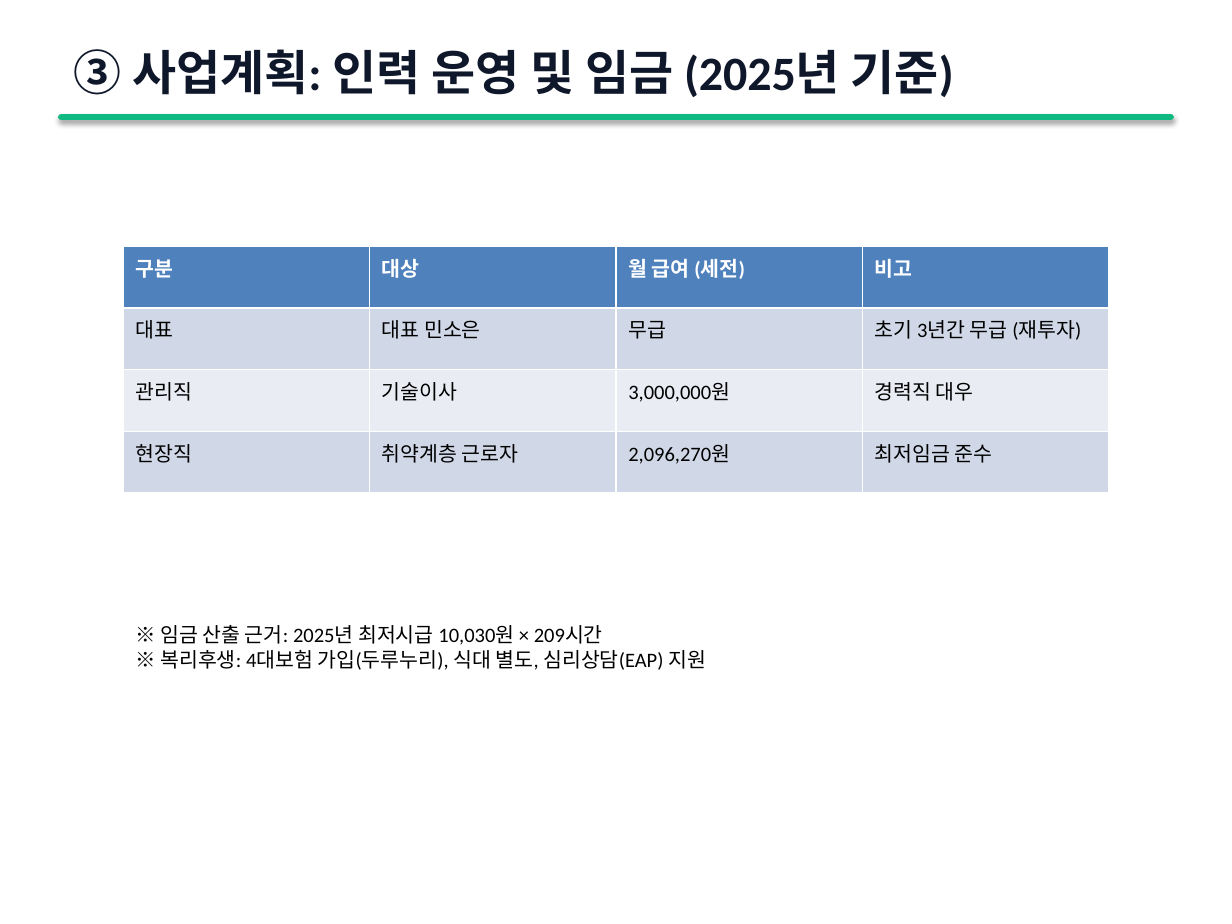
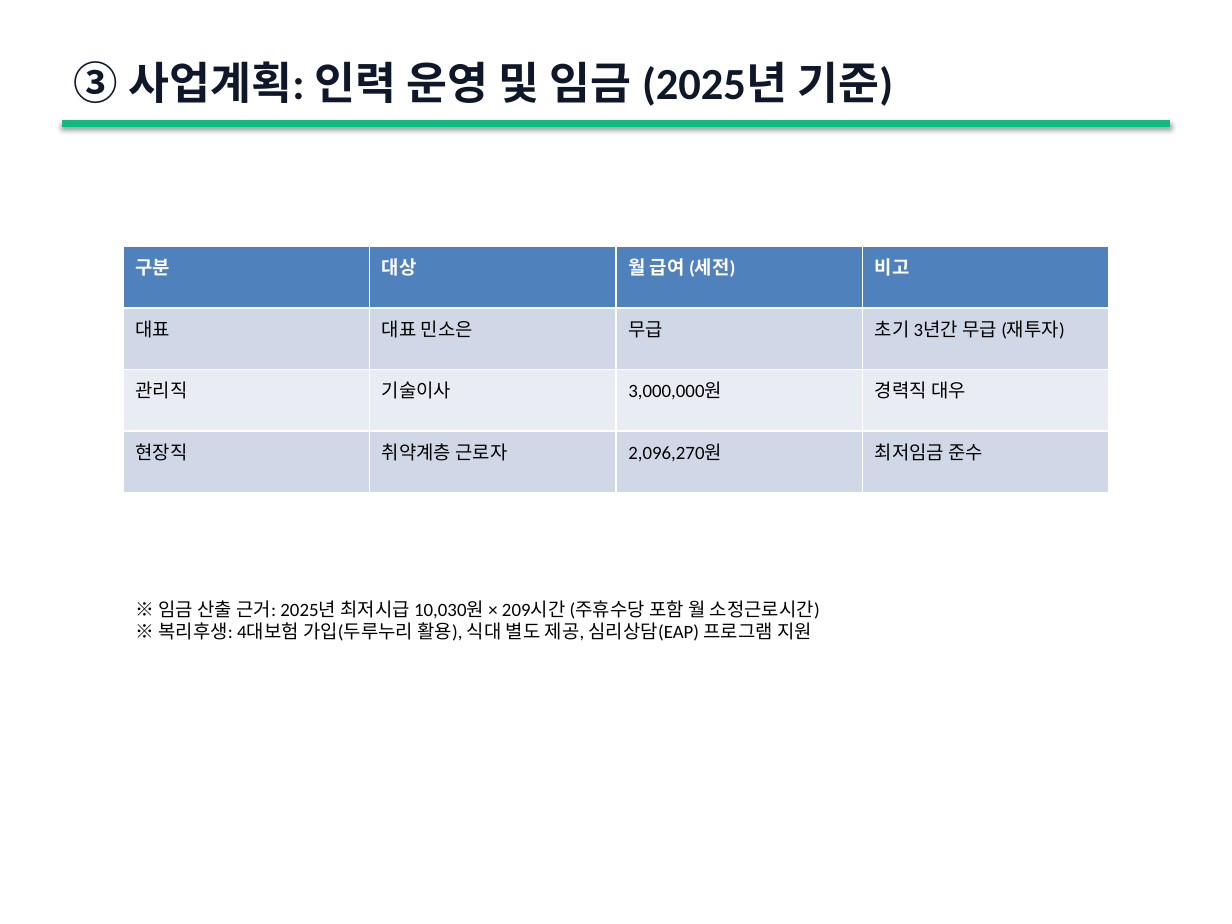
Before and after one commit to ROYSOE/claude-quickstarts, a slide deck: slide 9 of ReSpring_Business_Plan.pptx. Drawn at 1232x924 pixels with LibreOffice and Linux fonts; fonts in the diff are those of the drawing. Boxes give left, top, right and bottom in pixels: in the first picture for what was removed or moved away, otherwise in the second. Text is boxed around its words. In the diff, an @@ line names an element or a change of style, - is before the commit and + after.

```diff
--- a/ReSpring_Business_Plan.pptx
+++ b/ReSpring_Business_Plan.pptx
@@ text "③ 사업계획: 인력 운영 및 ...": place and size @@
-text "③ 사업계획: 인력 운영 및 ..." at (74,49,954,97)
+text "③ 사업계획: 인력 운영 및 ..." at (74,61,893,106)
@@ text "③ 사업계획: 인력 운영 및 ..." at (74,61,893,106): size 28 to 26 pt @@
@@ rectangle removed at (62,117,1170,117) @@
@@ line added from (62, 123) to (1170, 123), #10B981 4 pt @@
@@ table at (123,246,1109,493) @@
@@ size 12 to 11 pt @@
@@ text at (158,600,820,641): text changed; size 12 to 11 pt @@
-※ 임금 산출 근거: 2025년 최저시급 10,030원 × 209시간
-※ 복리후생: 4대보험 가입(두루누리), 식대 별도, 심리상담(EAP) 지원
+※ 임금 산출 근거: 2025년 최저시급 10,030원 × 209시간 (주휴수당 포함 월 소정근로시간)
+※ 복리후생: 4대보험 가입(두루누리 활용), 식대 별도 제공, 심리상담(EAP) 프로그램 지원
```
Also in this commit, not shown: 16 other slides changed, 1 other file.
